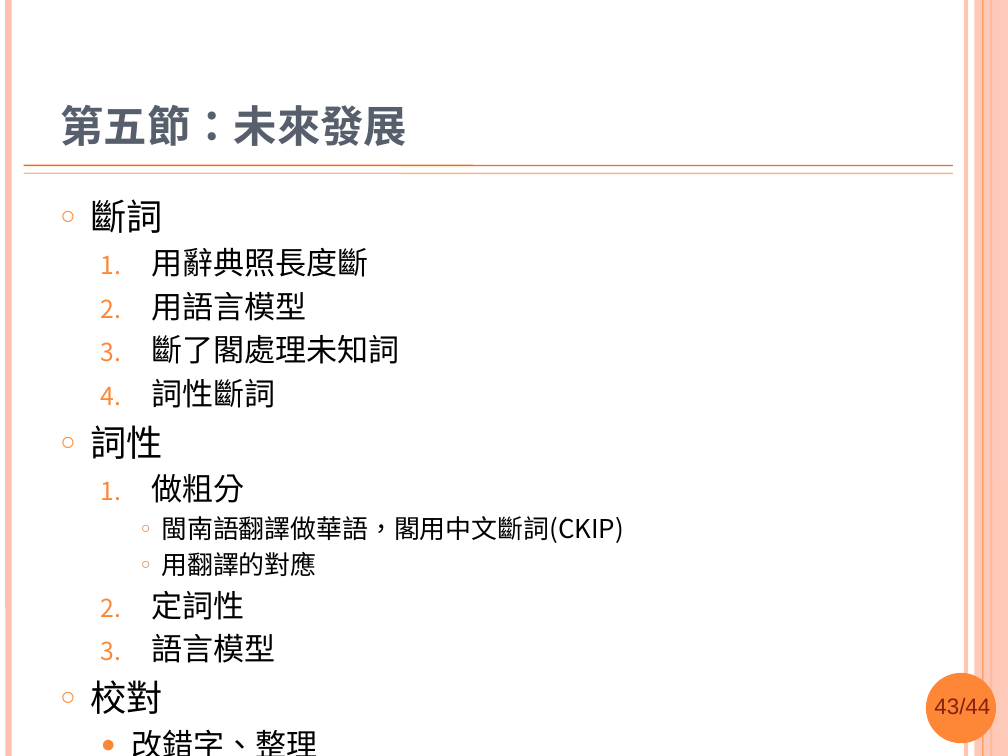
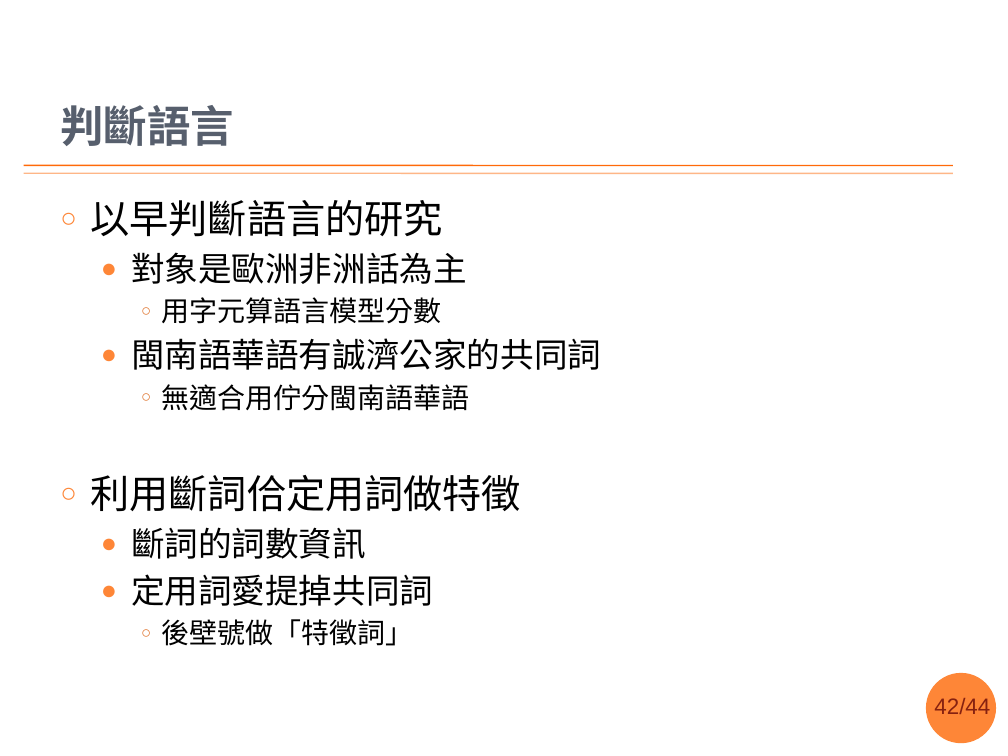
Before and after one commit to sih4sing5hong5/po3-ko3_tau5-iann2-phinn3, a slide deck: slide 42 of 翻譯報告.pptx (slide 43 before the commit). Drawn at 1008x756 pixels with LibreOffice and Linux fonts; fonts in the diff are those of the drawing; background and template pictures are left out. Boxes give left, top, right and bottom in pixels: in the first picture for what was removed or moved away, otherwise in the second. Text is boxed around its words. In the diff, an @@ line names an element or a change of style, - is before the commit and + after.

```diff
--- a/翻譯報告.pptx
+++ b/翻譯報告.pptx
@@ line removed from (8, 0) to (8, 756) @@
@@ line removed from (966, 0) to (966, 756) @@
@@ rectangle removed at bbox=[975, 0, 1008, 756] @@
@@ line removed from (983, 0) to (983, 756) @@
@@ line removed from (991, 0) to (991, 756) @@
@@ title at bbox=[60, 105, 234, 146]: text changed @@
-第五節：未來發展
+判斷語言
@@ text at bbox=[91, 200, 601, 646]: text changed; size 22.2 to 24 pt @@
-○ 斷詞
-  1. 用辭典照長度斷
-  2. 用語言模型
-  3. 斷了閣處理未知詞
-  4. 詞性斷詞
-○ 詞性
-  1. 做粗分
-    ○ 閩南語翻譯做華語，閣用中文斷詞(CKIP)
-    ○ 用翻譯的對應
-  2. 定詞性
-  3. 語言模型
-○ 校對
-  ● 改錯字、整理
+○ 以早判斷語言的研究
+  ● 對象是歐洲非洲話為主
+    ○ 用字元算語言模型分數
+  ● 閩南語華語有誠濟公家的共同詞
+    ○ 無適合用佇分閩南語華語
+○ 利用斷詞佮定用詞做特徵
+  ● 斷詞的詞數資訊
+  ● 定用詞愛提掉共同詞
+    ○ 後壁號做「特徵詞」
@@ page number at bbox=[934, 698, 990, 714]: text changed @@
-43/44
+42/44
```
Also in this commit, not shown: 54 other slides changed, 3 slides added, 5 slides removed.
